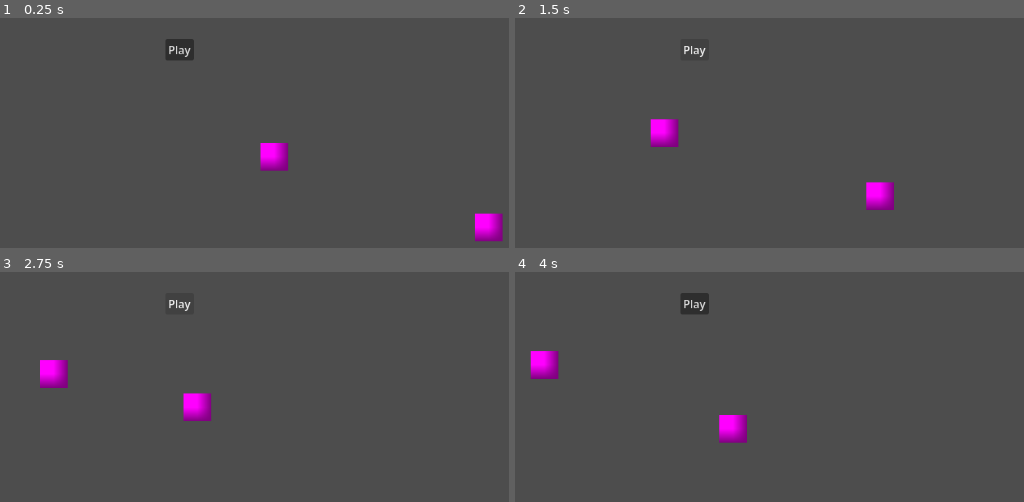
Above: before the commit, frames 1-4 (two rows, left to right).
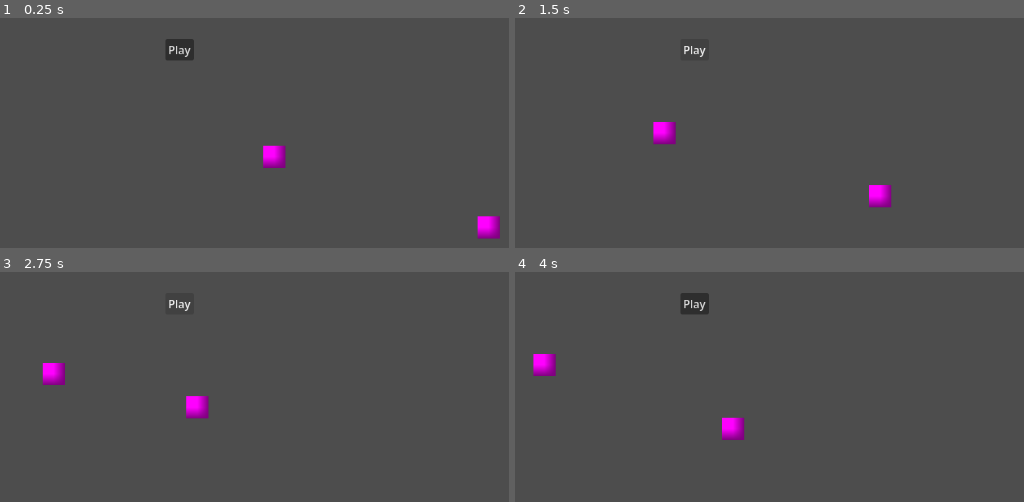
Above: after the commit, the same moments.

Repository: EEEEEEEEthan/BotDefence
Game: Godot game, scene res://Game.tscn
The game is run twice, just before and just after one commit, with the same random seed, the same clock (stepped at 60 frames per second) and the same inputs.
Inputs (mouse positions are in pixels of both pictures, inside the frame that each line leads up to):
- Up to frame 1 (0.25 s): no input
- Up to frame 2 (1.5 s): click "Play" at 0.5 s; click "Play" at 1.25 s
- Up to frame 3 (2.75 s): click "Play" at 2 s
- Up to frame 4 (4 s): move the mouse to (outside the picture) at 2.77 s; click (outside the picture) at 2.92 s; move the mouse to (703, 469) at 3.52 s; click (703, 469) at 3.67 s

The runs differ from the first frame. In frame 1, 0.6% of the frame differs, in the area x 51-99%, y 54-97%; in frame 2, 0.6%; in frame 3, 0.5%; in frame 4, 0.6%.

Commit message:
refactor: update Bot scale for improved visual consistency
- Adjusted scale of Sprite2D from (40, 40) to (32, 32) for better alignment with design specifications.

Made-with: Cursor

Diff:
--- a/Bot.tscn
+++ b/Bot.tscn
@@ -9,5 +9,5 @@
 
 [node name="Sprite2D" type="Sprite2D" parent="." unique_id=2063031169]
 position = Vector2(0, 1.9073486e-06)
-scale = Vector2(40, 39.999996)
+scale = Vector2(32, 32)
 texture = SubResource("PlaceholderTexture2D_xqtm5")
